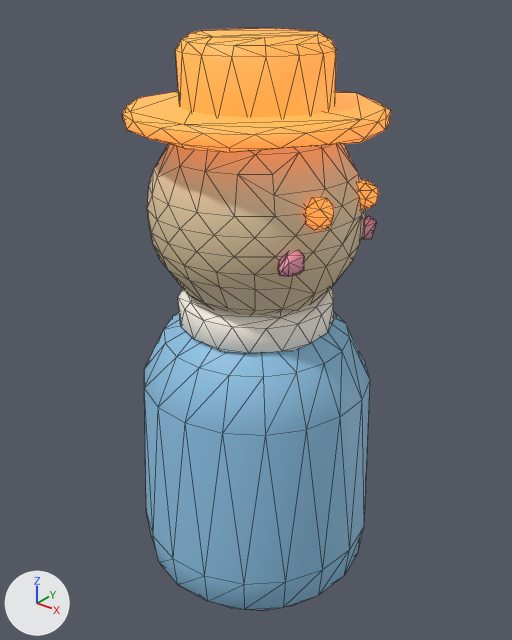
Two versions of the glTF model public/models/lod/peg_c.glb, one commit apart.
Rendered twice from a camera (50 mm lens) standing at (0.514, -0.643, 0.773) and looking at (-0.004, 0.004, 0.371). Lighting does not change. The marker at lower left points along +X, +Y and +Z. The picture after the commit comes second. Mesh edges are drawn as thin lines. Where no turn or scale is listed for an object, it has been applied to the vertices. Vertices at exactly the same position are counted once.

In view in the first picture: 'peg_c'.
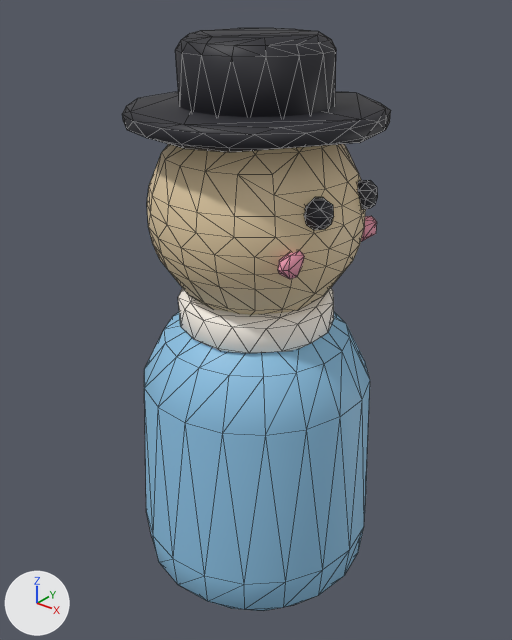
What differs and where, as boxes (x1, y1, x2, y2) in the pictures (512 x 640 px; the box of a moved part takes in the faces that stretch with it):
part 1 of me_peg_c_004, moved or reshaped: before (147, 144, 379, 314); after (147, 144, 378, 314)
part 2 of me_peg_c_004, surface changed (darker): (122, 28, 391, 298) in both

The change, as a list of edits to the scene's bpy script:
```text
Change me_peg_c_004:
    where me_peg_c_004.from_pydata(...)  # 564 vertices, 1092 faces; spans x -0.159..0.159, y -0.159..0.159, z -0.359..0.359
    used by ob_peg_c; location = (0.001, 0.0, 0.359)
    me_peg_c_004 part 1
    58 vertices are removed from x -0.11..0.128, y -0.105..0.123, z 0.033..0.289
    246 faces are deleted
    33 vertices move from x -0.13..0.132, y -0.13..0.088, z 0.038..0.289 to x -0.13..0.135, y -0.13..0.088, z 0.047..0.289
    58 vertices are added at x -0.12..0.128, y -0.114..0.123, z 0.033..0.289
    246 new faces join them
    me_peg_c_004 part 2: 847 kept faces spanning x -0.159..0.159, y -0.159..0.159, z -0.359..0.359 get new texture (UV) coordinates
```
